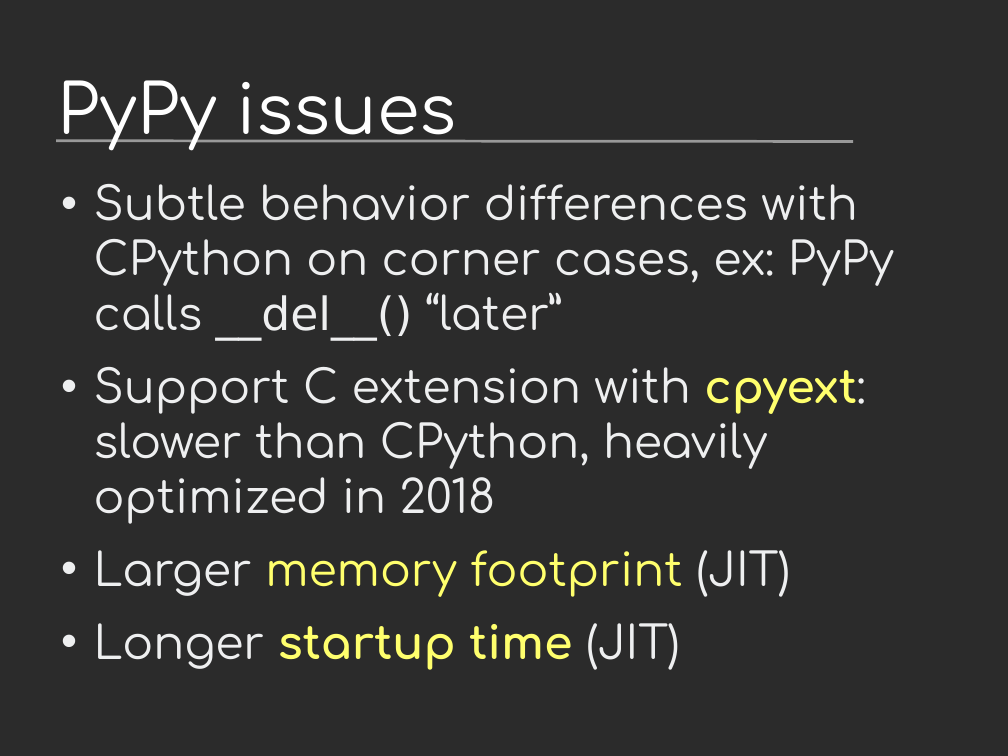
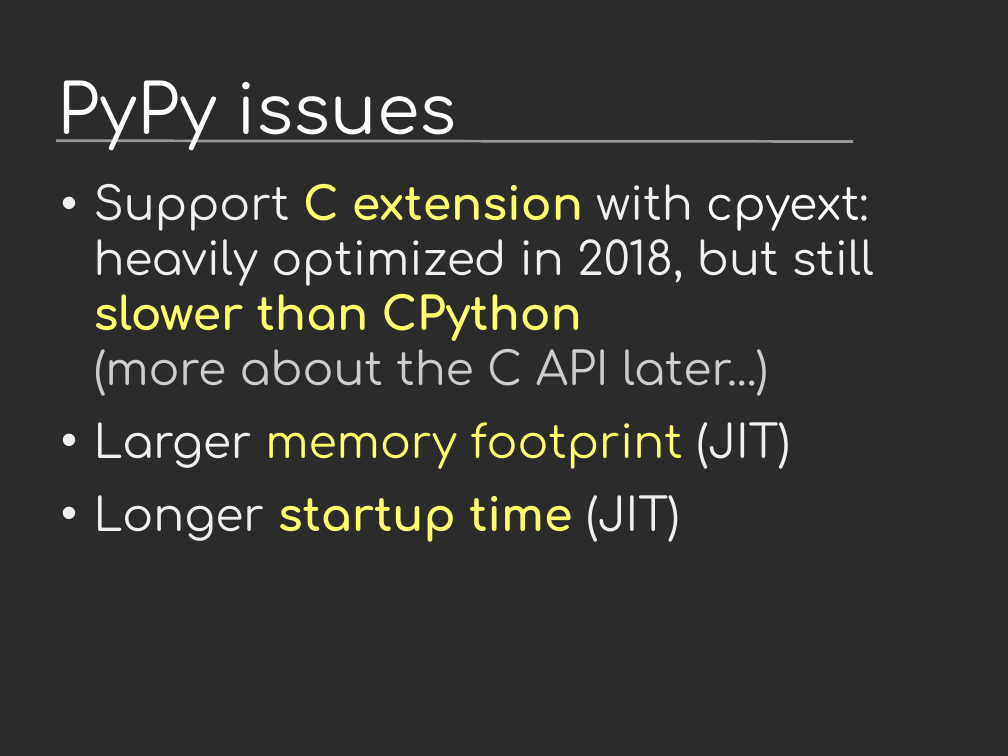
Before and after one commit to vstinner/talks, a slide deck: slide 15 of 2019-EuroPython/python_performance.odp (slide 14 before the commit). Drawn at 1008x756 pixels with LibreOffice and Linux fonts; fonts in the diff are those of the drawing; background and template pictures are left out; a plain dark background stands for a picture behind light text. Boxes give left, top, right and bottom in pixels: in the first picture for what was removed or moved away, otherwise in the second. Text is boxed around its words. In the diff, an @@ line names an element or a change of style, - is before the commit and + after.

```diff
--- a/2019-EuroPython/python_performance.odp
+++ b/2019-EuroPython/python_performance.odp
@@ text at (x1=94, y1=184, x2=874, y2=396): text changed @@
-• Subtle behavior differences with CPython on corner cases, ex: PyPy calls __del__() “later”
-• Support C extension with cpyext: slower than CPython, heavily optimized in 2018
+• Support C extension with cpyext: heavily optimized in 2018, but still slower than CPython
+  (more about the C API later...)
```
Also in this commit, not shown: 19 other slides changed, 6 slides added, 1 other file.
